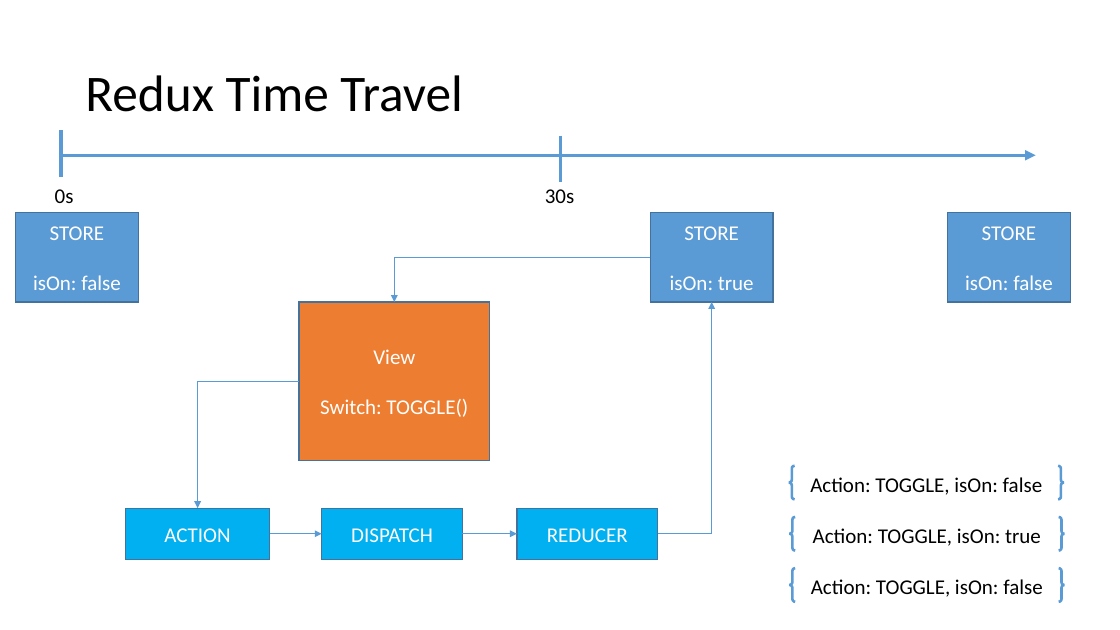
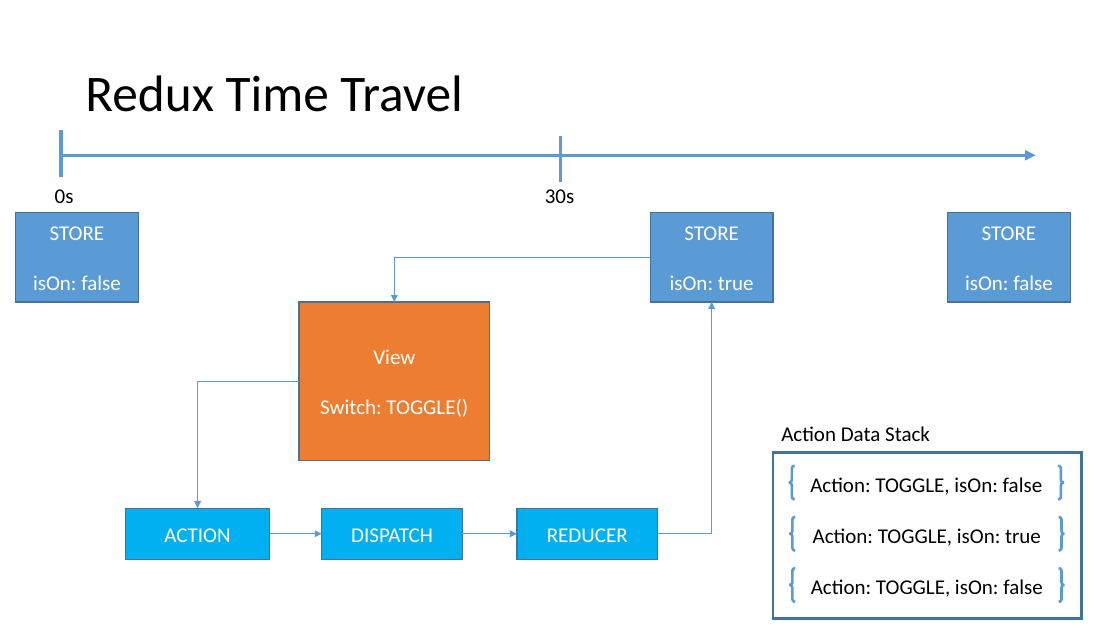
Before and after one commit to PhilFalk/react-redux-demo, a slide deck: slide 5 of notes/React + Redux.pptx. Drawn at 1120x630 pixels with LibreOffice and Linux fonts; fonts in the diff are those of the drawing. Boxes give left, top, right and bottom in pixels: in the first picture for what was removed or moved away, otherwise in the second. Text is boxed around its words. In the diff, an @@ line names an element or a change of style, - is before the commit and + after.

Commit message:
update ppt

```diff
--- a/notes/React + Redux.pptx
+++ b/notes/React + Redux.pptx
@@ text added at box(781, 426, 930, 441), 18 pt, text #000000 @@
+Action Data Stack
@@ rectangle added at box(773, 453, 1081, 618), outline #43739E 2.25 pt @@
```
